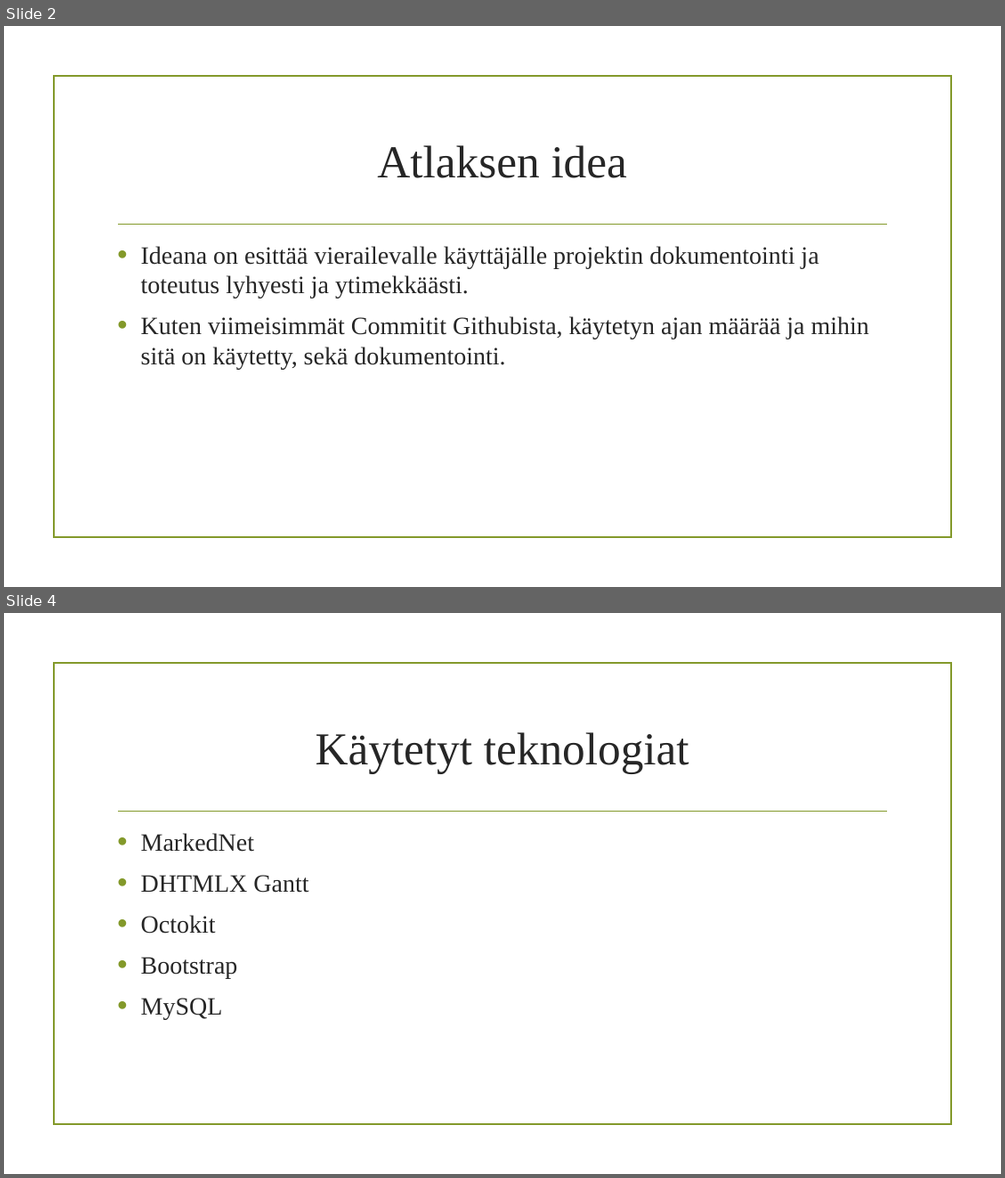
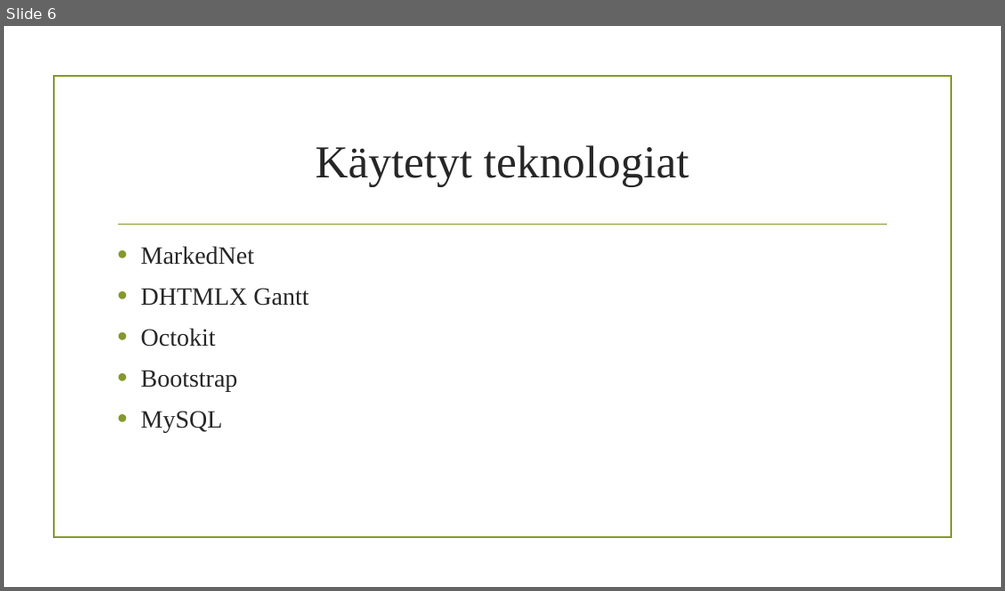
Before and after one commit to AtlasCorporation/ProjectManagementTool, a slide deck: Atlas.pptx. Shown one above the other, each under a label of ours: slides 2 and 4 before the commit, slide 6 after it; the slides between them are not shown. The pictures are 1005x1178 and 1005x591 pixels, drawn with LibreOffice and Linux fonts; fonts in the diff are those of the drawing; background and template pictures are left out. Boxes give left, top, right and bottom in pixels: in the first picture for what was removed or moved away, otherwise in the second. Text is boxed around its words. In the diff, an @@ line names an element or a change of style, - is before the commit and + after.

```diff
--- a/Atlas.pptx
+++ b/Atlas.pptx
@@ slide 2 removed at [4,26,1001,587], background picture (left out); not listed: 2 template elements that a slide beside it also shows @@
@@ title removed at [377,145,627,178] @@
-Atlaksen idea
@@ text removed at [141,246,869,370] @@
-• Ideana on esittää vierailevalle käyttäjälle projektin dokumentointi ja toteutus lyhyesti ja ytimekkäästi.
-• Kuten viimeisimmät Commitit Githubista, käytetyn ajan määrää ja mihin sitä on käytetty, sekä dokumentointi.
@@ what was slide 4 is now slide 6 @@
```
Also in this commit, not shown: 2 slides changed, 4 slides added.
